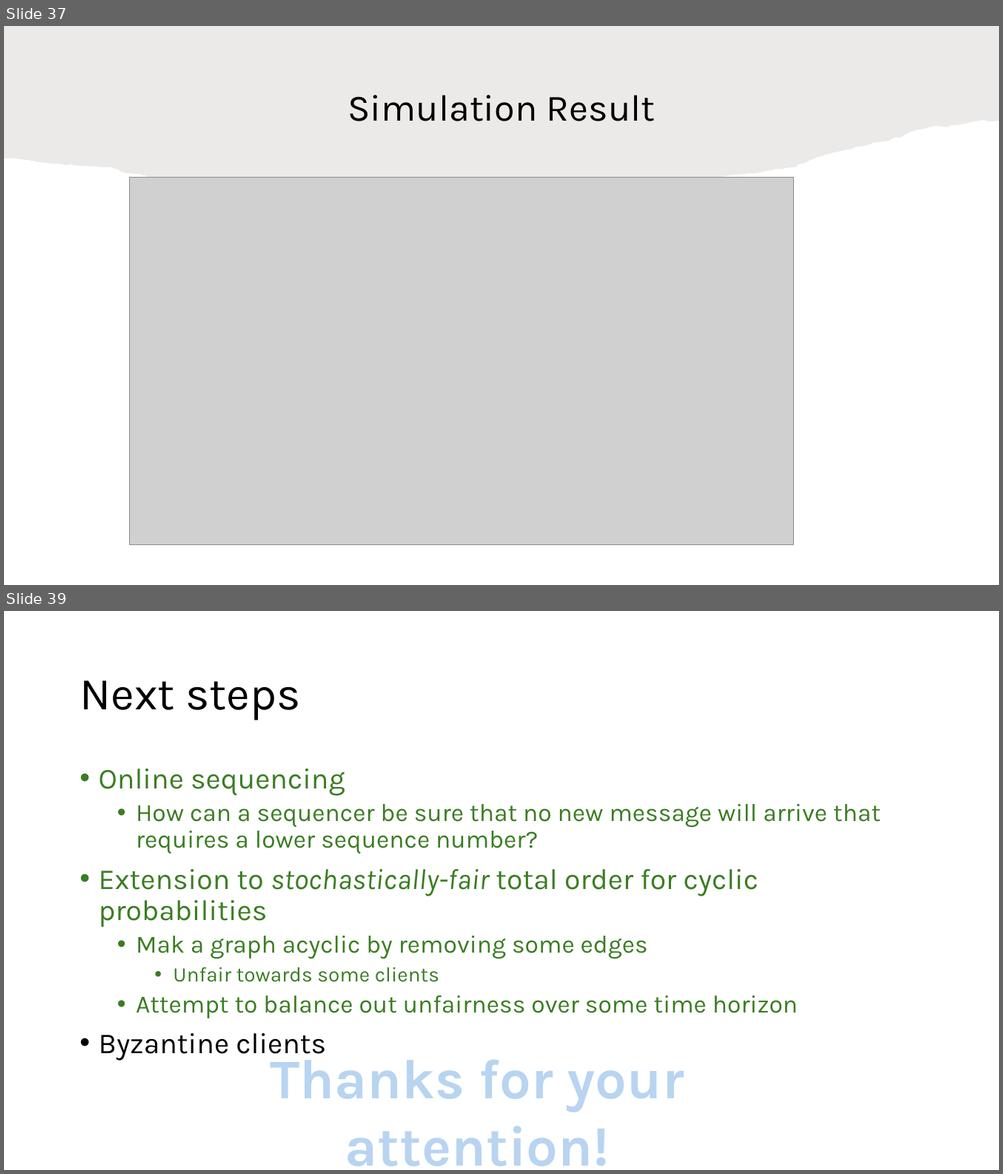
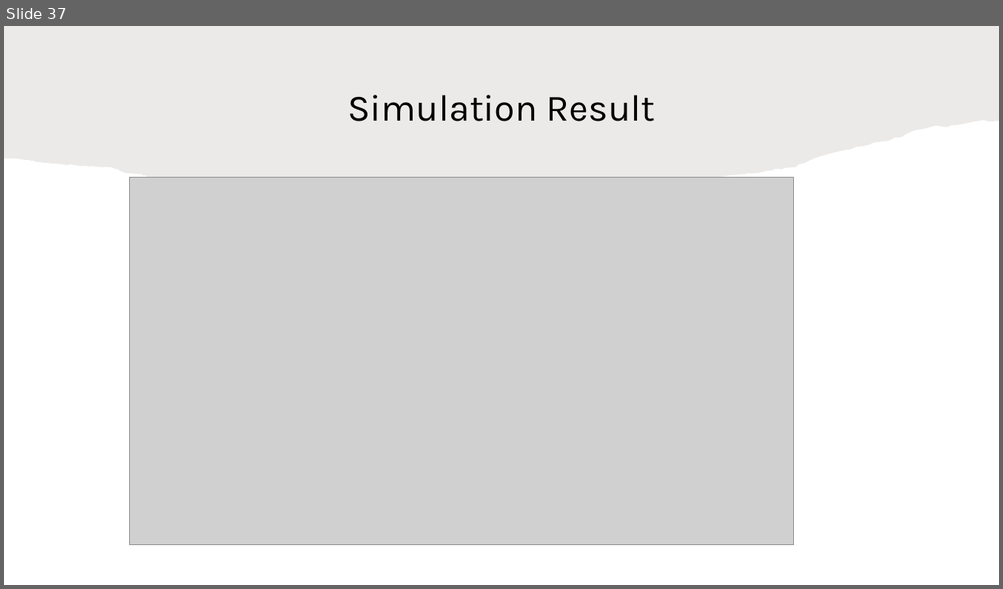
Before and after one commit to HaseebLUMS/Onyx-Presentation, a slide deck: tommy_hotnets_v2.pptx. Shown one above the other, each under a label of ours: slides 37 and 39 before the commit, slide 37 after it; the slides between them are not shown. The pictures are 1003x1174 and 1003x589 pixels, drawn with LibreOffice and Linux fonts; fonts in the diff are those of the drawing; grey boxes stand for pictures. Boxes give left, top, right and bottom in pixels: in the first picture for what was removed or moved away, otherwise in the second. Text is boxed around its words. In the diff, an @@ line names an element or a change of style, - is before the commit and + after.

```diff
--- a/tommy_hotnets_v2.pptx
+++ b/tommy_hotnets_v2.pptx
@@ slide 39 removed at <box>4,611,999,1170</box>, background #FFFFFF @@
@@ title removed at <box>79,681,300,721</box> @@
-Next steps
@@ text removed at <box>99,769,880,1061</box> @@
-• Online sequencing
-  • How can a sequencer be sure that no new message will arrive that requires a lower sequence number?
-• Extension to stochastically-fair total order for cyclic probabilities
-  • Mak a graph acyclic by removing some edges
-    • Unfair towards some clients
-  • Attempt to balance out unfairness over some time horizon
-• Byzantine clients
@@ text removed at <box>270,1048,684,1167</box> @@
-Thanks for your attention!
```
Also in this commit, not shown: 1 slide changed.
